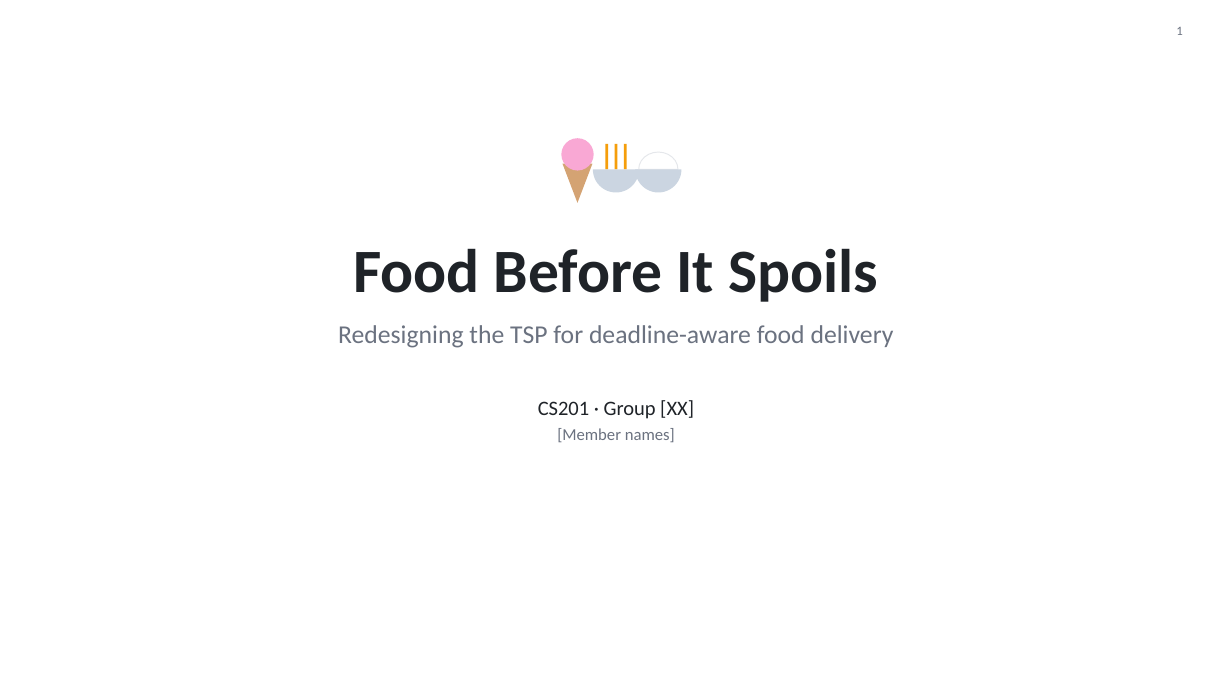
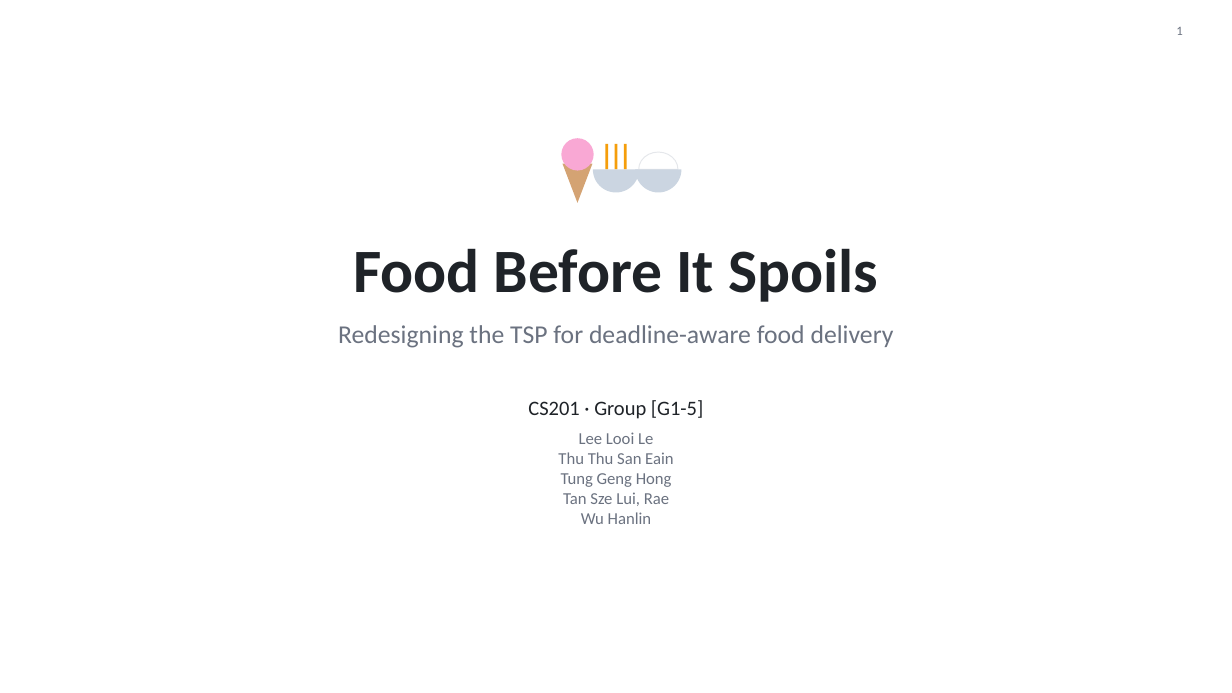
Before and after one commit to raetan2023/CS201_2026_project, a slide deck: slide 1 of slides.pptx. Drawn at 1232x693 pixels with LibreOffice and Linux fonts; fonts in the diff are those of the drawing. Boxes give left, top, right and bottom in pixels: in the first picture for what was removed or moved away, otherwise in the second. Text is boxed around its words. In the diff, an @@ line names an element or a change of style, - is before the commit and + after.

Commit message:
update slides

```diff
--- a/slides.pptx
+++ b/slides.pptx
@@ text at (528, 400, 703, 419): text changed @@
-CS201 · Group [XX]
+CS201 · Group [G1-5]
@@ text at (558, 432, 673, 524): text changed @@
-[Member names]
+Lee Looi Le
+Thu Thu San Eain
+Tung Geng Hong
+Tan Sze Lui, Rae
+Wu Hanlin
```
Also in this commit, not shown: 6 other slides changed, 4 slides added, 5 slides removed, 7 other files.
